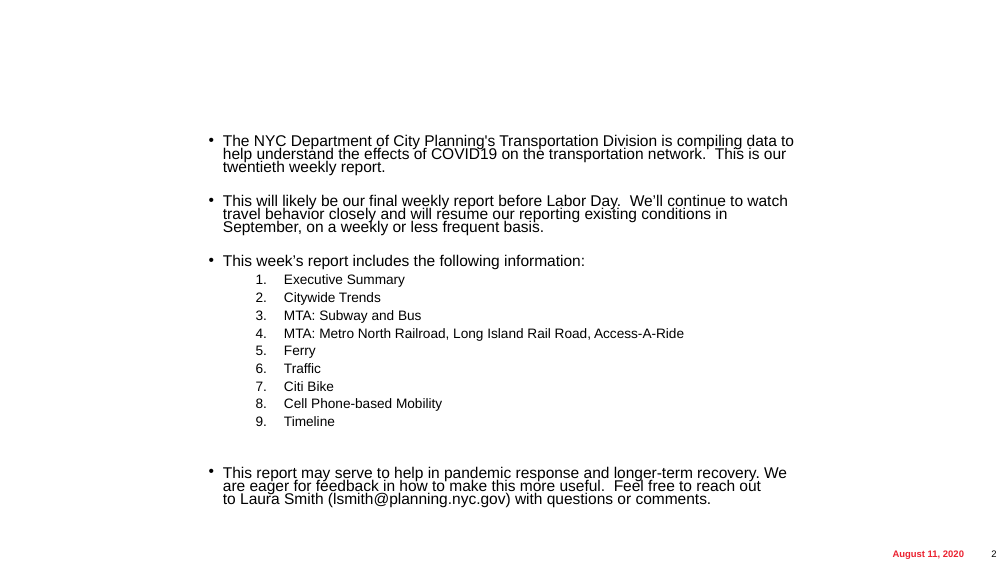
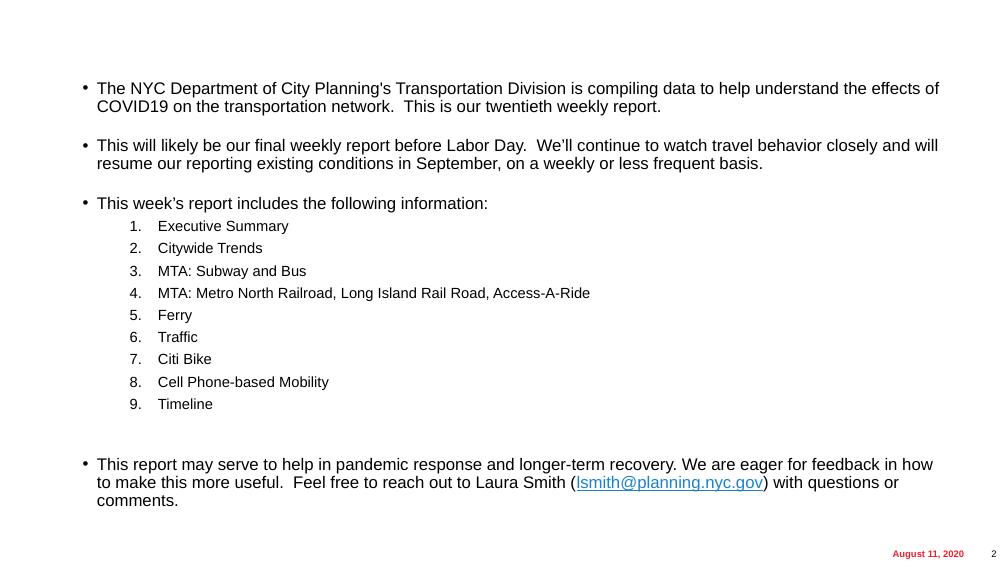
Before and after one commit to mayijun1203/MLGH, a slide deck: slide 2 of htmlslide/s/test.odp. Drawn at 1008x567 pixels with LibreOffice and Linux fonts; fonts in the diff are those of the drawing; background and template pictures are left out. Boxes give left, top, right and bottom in pixels: in the first picture for what was removed or moved away, otherwise in the second. Text is boxed around its words. In the diff, an @@ line names an element or a change of style, - is before the commit and + after.

```diff
--- a/htmlslide/s/test.odp
+++ b/htmlslide/s/test.odp
@@ text "The NYC Department of City ...": place and size @@
-text "The NYC Department of City ..." at (223,134,794,507)
+text "The NYC Department of City ..." at (97,82,939,506)
@@ text "The NYC Department of City ..." at (97,82,939,506): size 14.8 to 16 pt in "The NYC Department of City Planning's Transportation ...", "This will likely be our final weekly ...", "This week’s report includes the following information:", "This report may serve to help in ..."; size 12.9 to 14 pt in "Executive Summary", "Citywide Trends", "MTA: Subway and Bus", "MTA: Metro North Railroad, Long Island Rail ..." and 5 more places; text colour #000000 to #1B83CB, underline on in "(lsmith@planning.nyc.gov)"; line spacing 0.7 to 0.9; less space between paragraphs; indent changed @@
```
Also in this commit, not shown: 3 other slides changed.
